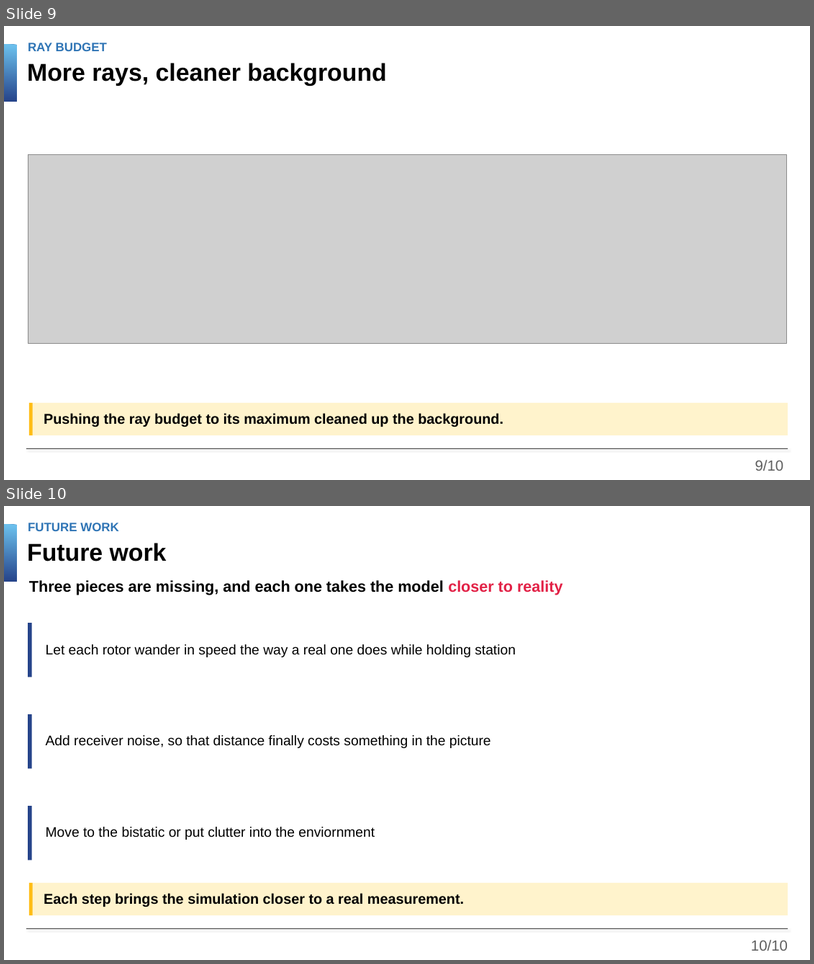
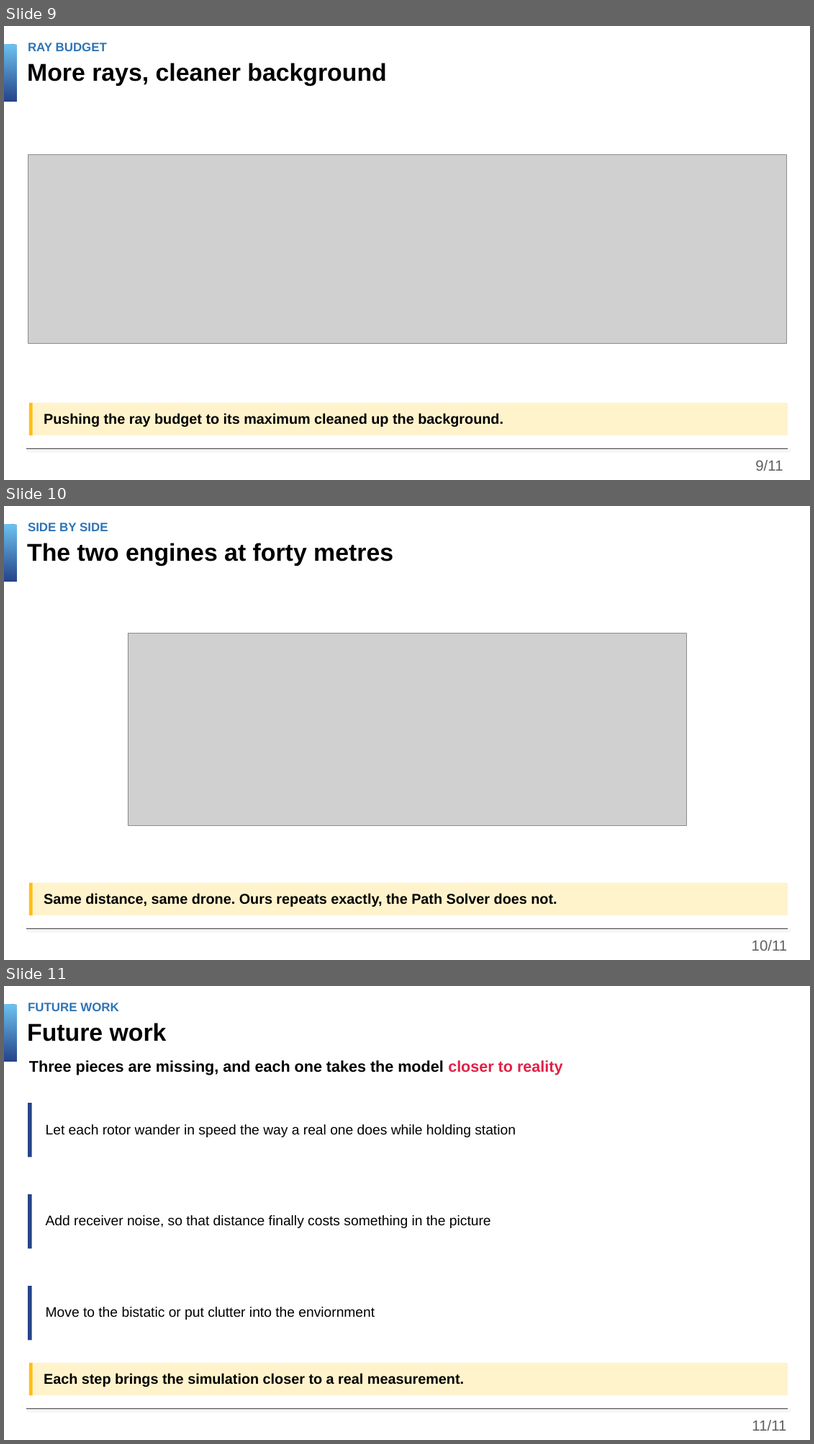
Before and after one commit to Dkor-1/sionna2, a slide deck: decks/teammeeting_0811_v20.pptx. Shown one above the other, each under a label of ours: slides 9 and 10 before the commit, slides 9, 10 and 11 after it. The pictures are 814x964 and 814x1444 pixels, drawn with LibreOffice and Linux fonts; fonts in the diff are those of the drawing; grey boxes stand for pictures; background and template pictures are left out. Boxes give left, top, right and bottom in pixels: in the first picture for what was removed or moved away, otherwise in the second. Text is boxed around its words. In the diff, an @@ line names an element or a change of style, - is before the commit and + after.

```diff
--- a/decks/teammeeting_0811_v20.pptx
+++ b/decks/teammeeting_0811_v20.pptx
@@ slide 10 added at box(4, 506, 810, 960), background #FFFFFF; not listed: 2 template elements that a slide beside it also shows @@
@@ text added at box(28, 523, 108, 531), 29 pt, text #2E74B5, bold @@
+SIDE BY SIDE
@@ text added at box(27, 543, 394, 566), 58 pt, text #000000, bold @@
+The two engines at forty metres
@@ picture added at box(128, 633, 687, 825) @@
@@ rectangle added at box(29, 883, 788, 915), fill #FFF3CC @@
@@ rectangle added at box(29, 883, 32, 915), fill #FFBD16 @@
@@ text added at box(44, 893, 557, 906), 34 pt, text #000000, bold @@
+Same distance, same drone. Ours repeats exactly, the Path Solver does not.
@@ page number added at box(752, 939, 788, 950), 35 pt, text #5E5E5E @@
+10/11
@@ page number at box(756, 459, 783, 470): text changed @@
-9/10
+9/11
@@ what was slide 10 is now slide 11 @@
@@ page number at box(752, 1419, 787, 1430): text changed @@
-10/10
+11/11
```
Also in this commit, not shown: 3 other files.
